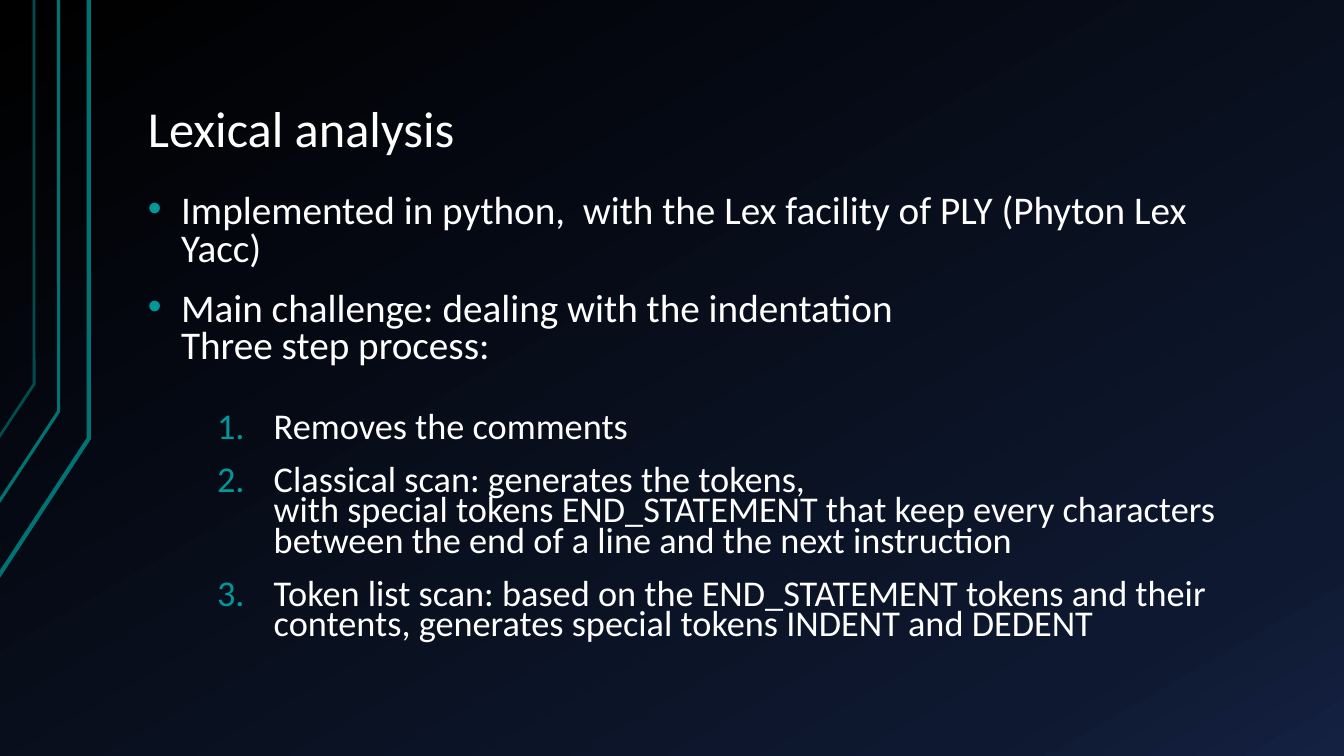
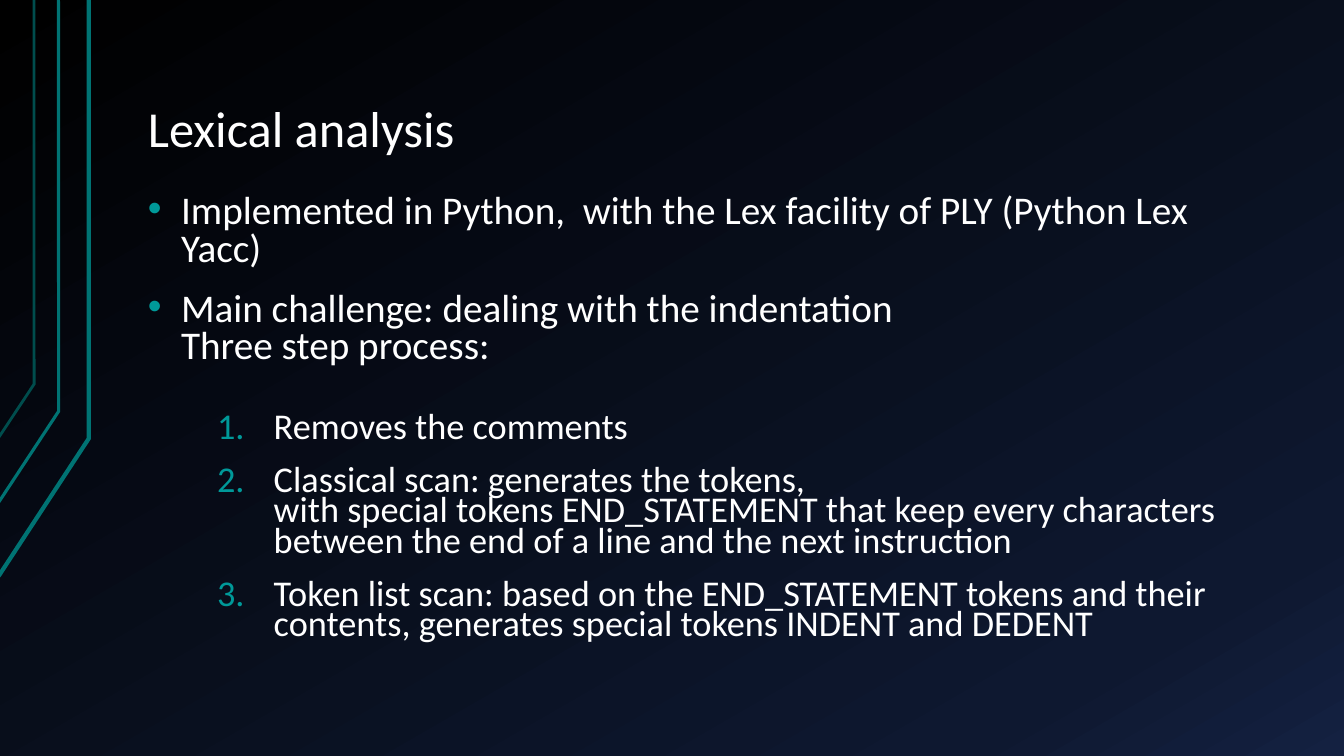
Before and after one commit to TomEwbank/Raccoon, a slide deck: slide 5 of report/compiler_presentation.pptx. Drawn at 1344x756 pixels with LibreOffice and Linux fonts; fonts in the diff are those of the drawing. Boxes give left, top, right and bottom in pixels: in the first picture for what was removed or moved away, otherwise in the second. Text is boxed around its words. In the diff, an @@ line names an element or a change of style, - is before the commit and + after.

```diff
--- a/report/compiler_presentation.pptx
+++ b/report/compiler_presentation.pptx
@@ text at (181,195,1187,267): text changed @@
-• Implemented in python, with the Lex facility of PLY (Phyton Lex Yacc)
+• Implemented in Python, with the Lex facility of PLY (Python Lex Yacc)
```
Also in this commit, not shown: 1 other slide changed.
